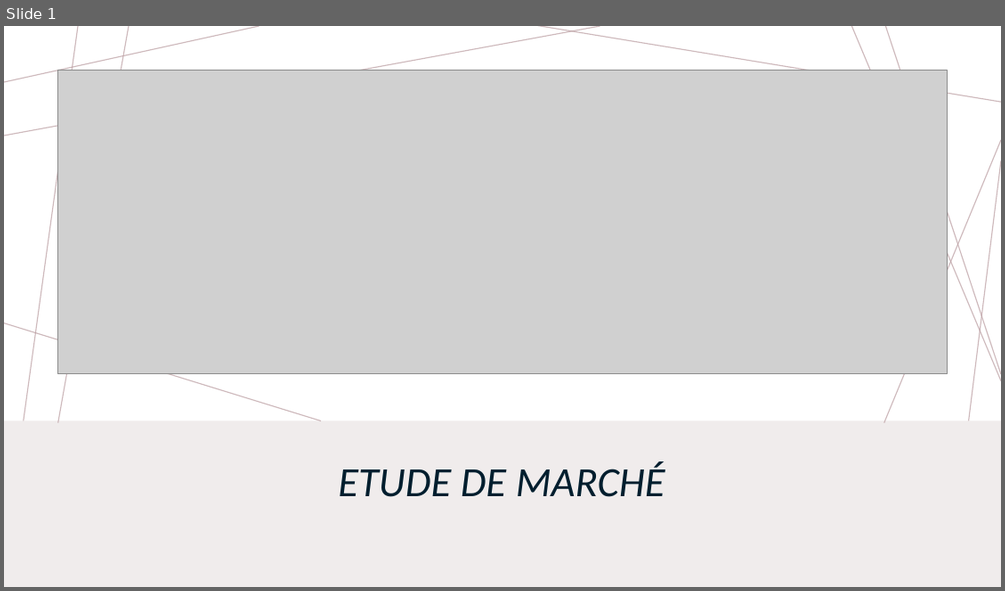
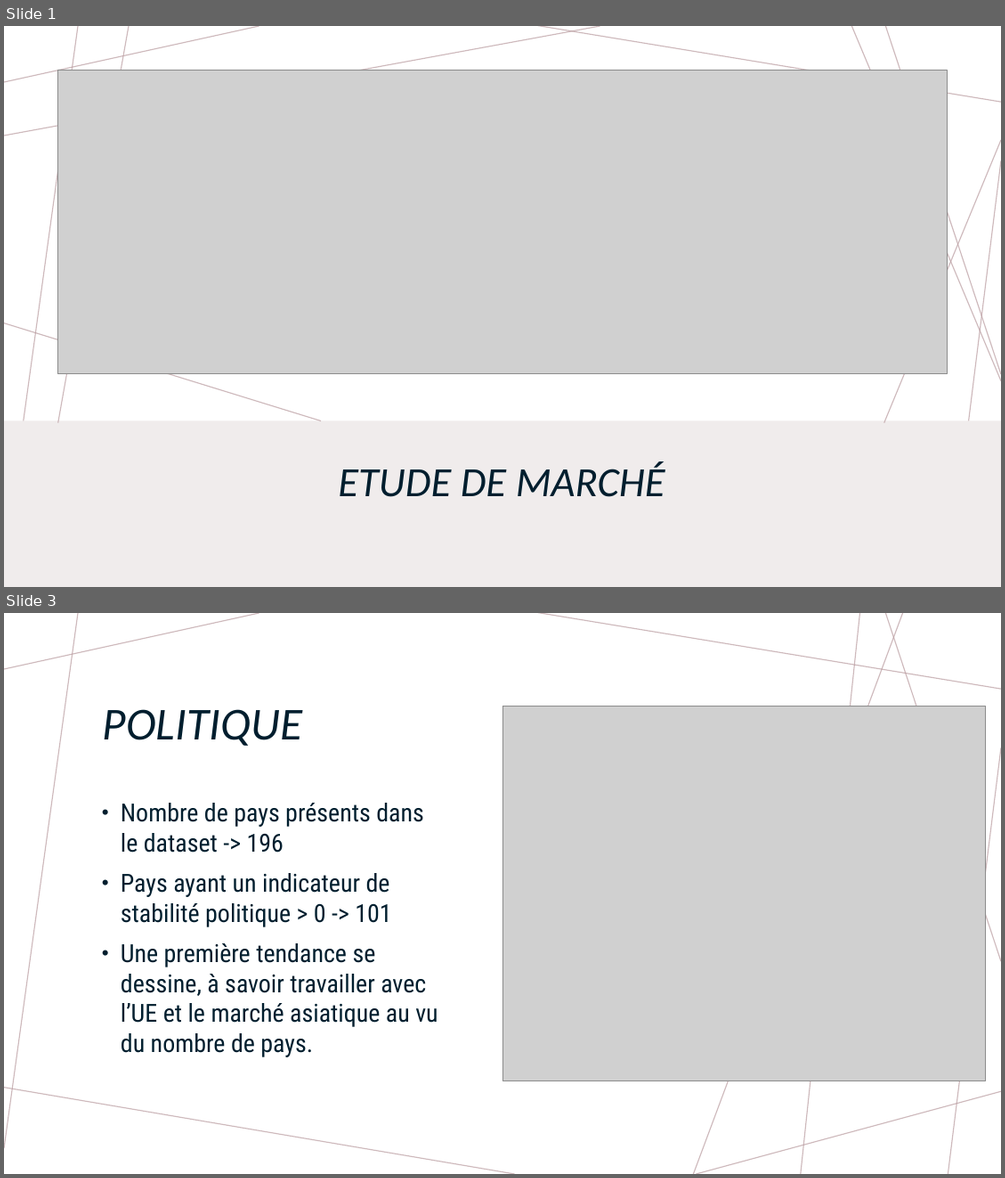
Before and after one commit to Axeloums/OC_Project_9, a slide deck: reports/Etude de marché.pptx. Shown one above the other, each under a label of ours: slide 1 before the commit, slides 1 and 3 after it; the slides between them are not shown. The pictures are 1005x591 and 1005x1178 pixels, drawn with LibreOffice and Linux fonts; fonts in the diff are those of the drawing; grey boxes stand for pictures. Boxes give left, top, right and bottom in pixels: in the first picture for what was removed or moved away, otherwise in the second. Text is boxed around its words. In the diff, an @@ line names an element or a change of style, - is before the commit and + after.

```diff
--- a/reports/Etude de marché.pptx
+++ b/reports/Etude de marché.pptx
@@ slide 3 added at (4,613,1001,1174), background #FFFFFF; not listed: 7 template elements that a slide beside it also shows @@
@@ line added from (694, 1174) to (903, 613), #BA9CA0 1 pt @@
@@ line added from (801, 1174) to (860, 613), #BA9CA0 1 pt @@
@@ title added at (103,709,302,746), 44 pt, text #001E2E, italic @@
+POLITIQUE
@@ picture added at (502,706,986,1081) @@
@@ text added at (121,803,437,1057), 24 pt, text #001E2E @@
+• Nombre de pays présents dans le dataset -> 196
+• Pays ayant un indicateur de stabilité politique > 0 -> 101
+• Une première tendance se dessine, à savoir travailler avec l’UE et le marché asiatique au vu du nombre de pays.
```
Also in this commit, not shown: 1 slide changed, 2 other slides added, 1 slide removed, 5 other files.
